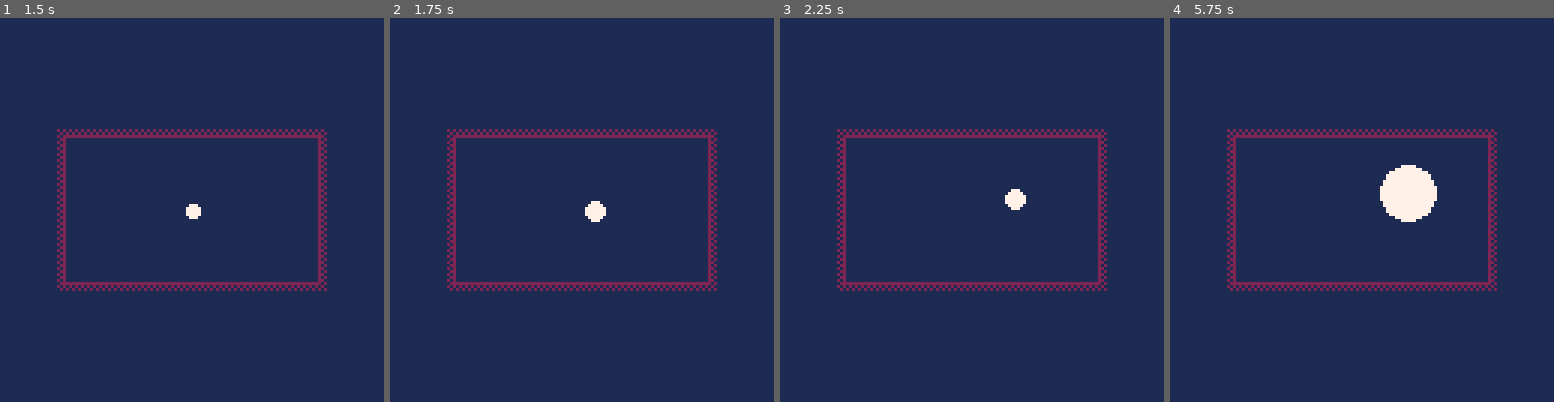
Above: before the commit, frames 1-4 (left to right).
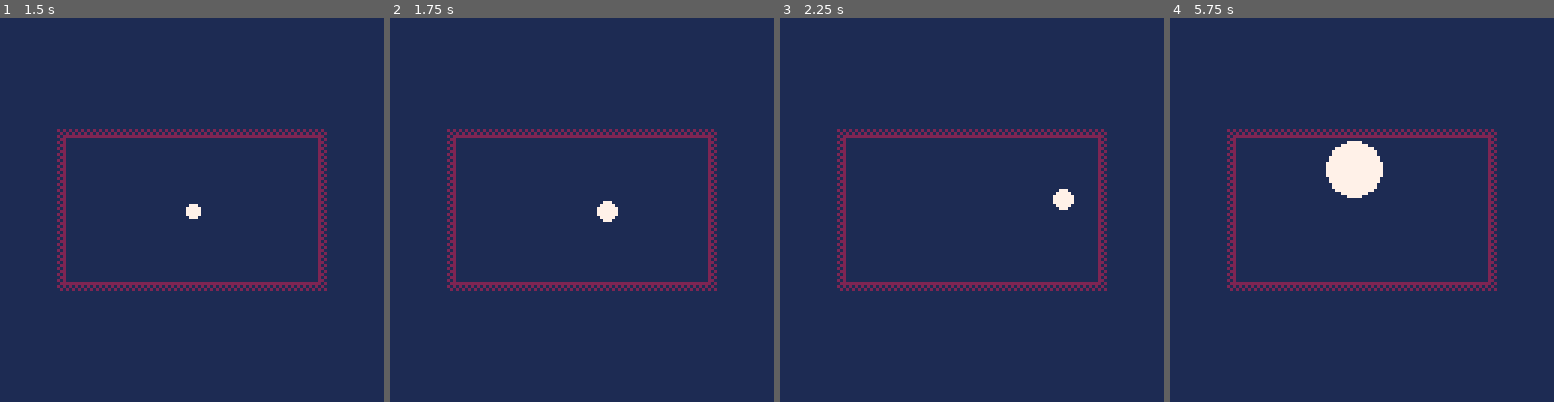
Above: after the commit, the same moments.

Repository: pancelor/nokiajam-pico8-template
Game: PICO-8 cartridge nokia_template.p8
Two runs of this game, one before a commit and one after it. Both use one fixed random seed, a clock stepped at 60 frames per second and the inputs below.
Inputs:
- Up to frame 1 (1.5 s): tap X (X key) at 0.33, 1.07 s; tap O (Z key) at 0.7 s
- Up to frame 2 (1.75 s): hold Right from 1.6 s (still down); tap O (Z key) at 1.7 s
- Up to frame 3 (2.25 s): tap X (X key) at 1.85 s; release Right at 2.1 s; tap O (Z key) at 2.1 s; hold Up from 2.15 s (still down)
- Up to frame 4 (5.75 s): release Up at 2.42 s; hold Right 2.47-3.03 s; tap O (Z key) every 0.4 s from 2.5 to 5.7 s; tap X (X key) at 2.97, 4.08, 5.2 s; hold Left 3.08-3.58 s; hold Down 3.63-3.97 s; hold Right 4.02-4.68 s; hold Up 4.73-5.03 s; hold Left 5.08-5.68 s; hold Down from 5.73 s (still down)

Frame 1 is identical in both runs. In frame 2, 0.3% of the frame differs, in the area x 50-60%, y 47-54%; in frame 3, 0.5%; in frame 4, 3.4%, in the area x 40-70%, y 32-54%.

Commit message:
better 15fps

Diff:
--- a/nokia_template.p8
+++ b/nokia_template.p8
@@ -12,22 +12,23 @@
 ply = 24
 plr = 3
 
-function update_draw()
+function _update()
 	-- read input
 	local dx = tonum(btn(1))-tonum(btn(0))
 	local dy = tonum(btn(3))-tonum(btn(2))
 	-- move
 	plx += dx*2
 	ply += dy*2
-	if btnp(4) then plr+=1 end
-	if btnp(5) then plr-=1 end
 	-- stay inside boundaries
 	plx = mid(plr,83-plr, plx)
 	ply = mid(plr,47-plr, ply)
-	if btn(6) then
-		poke(0x5f30,1)
-	printh("hello")
-	end
+
+	-- grow/shrink
+	if btnp(4) then plr+=1 end
+	if btnp(5) then plr-=1 end
+end
+
+function _draw()
 	-- draw
 	-- use colors 1 and 7
 	cls(1)
@@ -37,14 +38,16 @@
 -->8
 -- this must be in the last tab
 
--- can't use a normal _update/_draw loop
--- because we want 15fps
-_set_fps(15)
-while 1 do
+--_real_frame=nil
+__draw,_draw=_draw,function()
 	-- suppress pause menu -- black is visible
-	camera(-22,-40) --align pause menu
+	if btn(6) then poke(0x5f30,1) end
 
-	update_draw()
+	_real_frame=not _real_frame
+	if _real_frame then
+		camera(-22,-40) --align pause menu
+		__draw()
+	end
 
 	-- dev boundary
 	-- purple region will not be visible
@@ -53,8 +56,6 @@
 	rect(-2,-2,85,49,2)
 	rect(-3,-3,86,50,2)
 	fillp()
-
-	flip()
 end
 
 __gfx__
Not shown, changed: README.md
